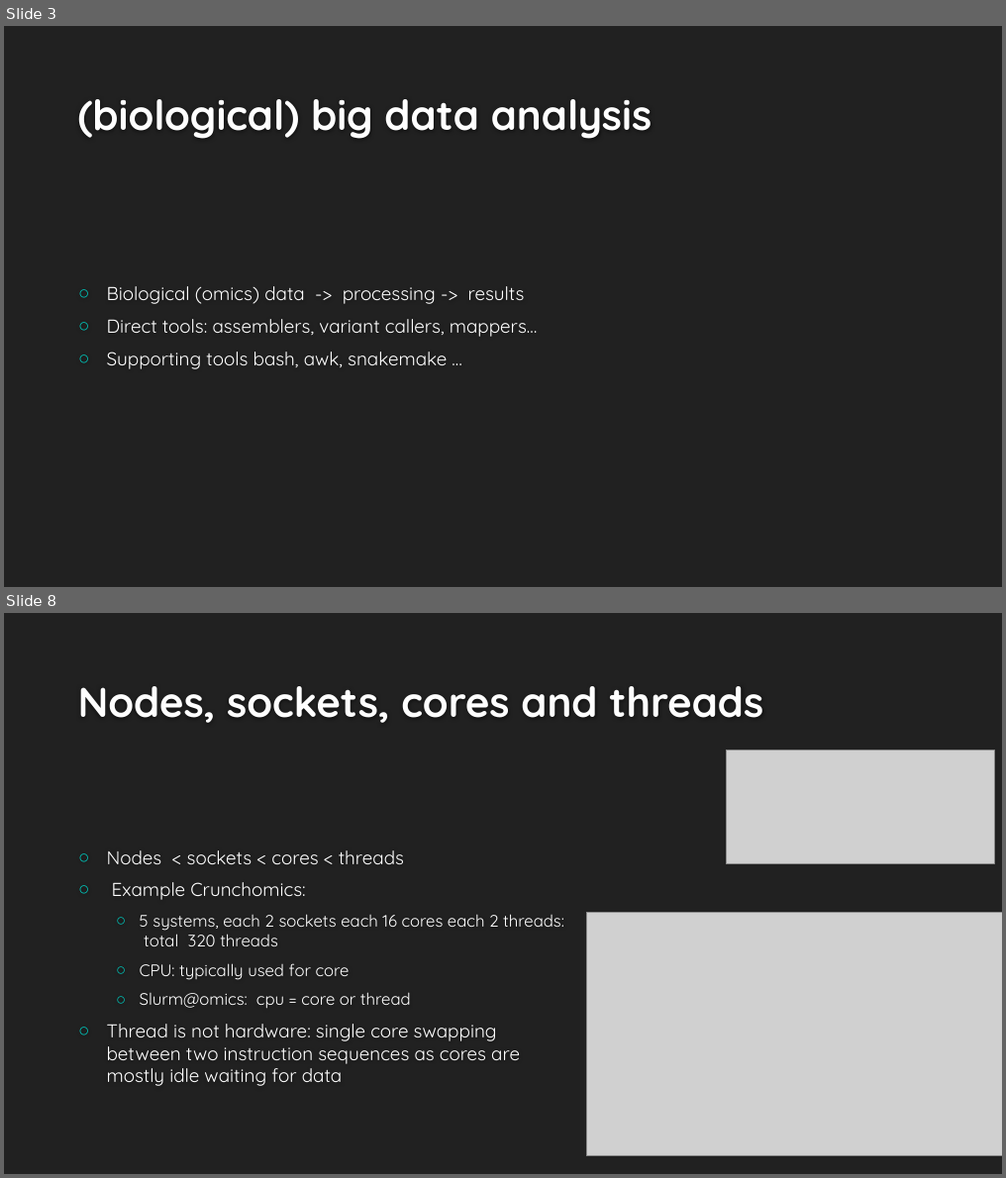
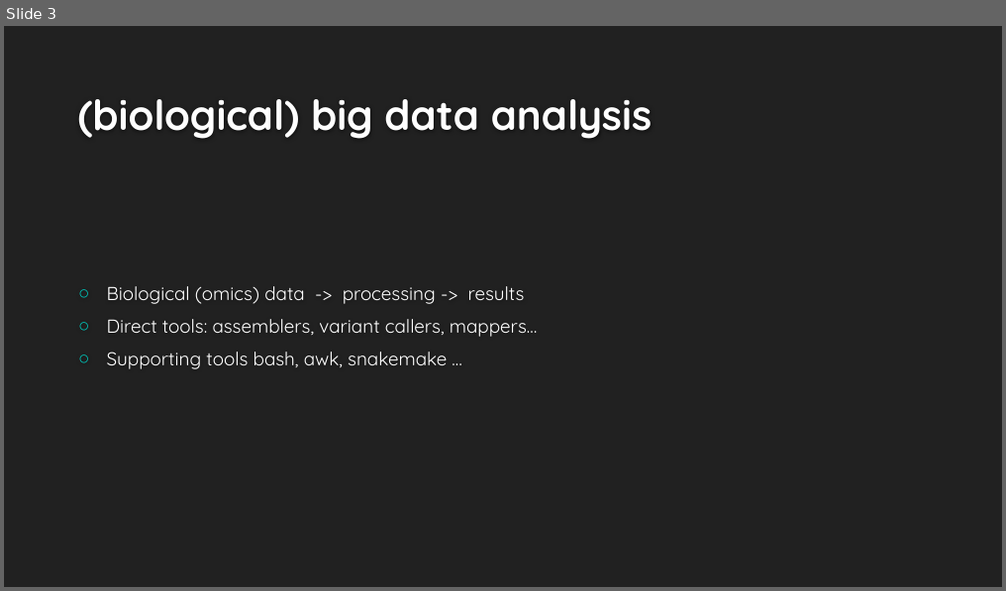
Before and after one commit to wdeleeuw/BBDA_git_course, a slide deck: GitConda.pptx. Shown one above the other, each under a label of ours: slides 3 and 8 before the commit, slide 3 after it; the slides between them are not shown. The pictures are 1006x1178 and 1006x591 pixels, drawn with LibreOffice and Linux fonts; fonts in the diff are those of the drawing; grey boxes stand for pictures; background and template pictures are left out. Boxes give left, top, right and bottom in pixels: in the first picture for what was removed or moved away, otherwise in the second. Text is boxed around its words. In the diff, an @@ line names an element or a change of style, - is before the commit and + after.

```diff
--- a/GitConda.pptx
+++ b/GitConda.pptx
@@ slide 8 removed at [4, 613, 1002, 1174], background #212121 @@
@@ title removed at [78, 686, 763, 723] @@
-Nodes, sockets, cores and threads
@@ picture removed at [727, 750, 994, 863] @@
@@ text removed at [107, 851, 564, 1086] @@
-○ Nodes < sockets < cores < threads
-○ Example Crunchomics:
-  ○ 5 systems, each 2 sockets each 16 cores each 2 threads: total 320 threads
-  ○ CPU: typically used for core
-  ○ Slurm@omics: cpu = core or thread
-○ Thread is not hardware: single core swapping between two instruction sequences as cores are mostly idle waiting for data
@@ picture removed at [586, 912, 1002, 1157] @@
```
Also in this commit, not shown: 5 slides changed, 2 slides added, 4 other slides removed, 2 other files.
